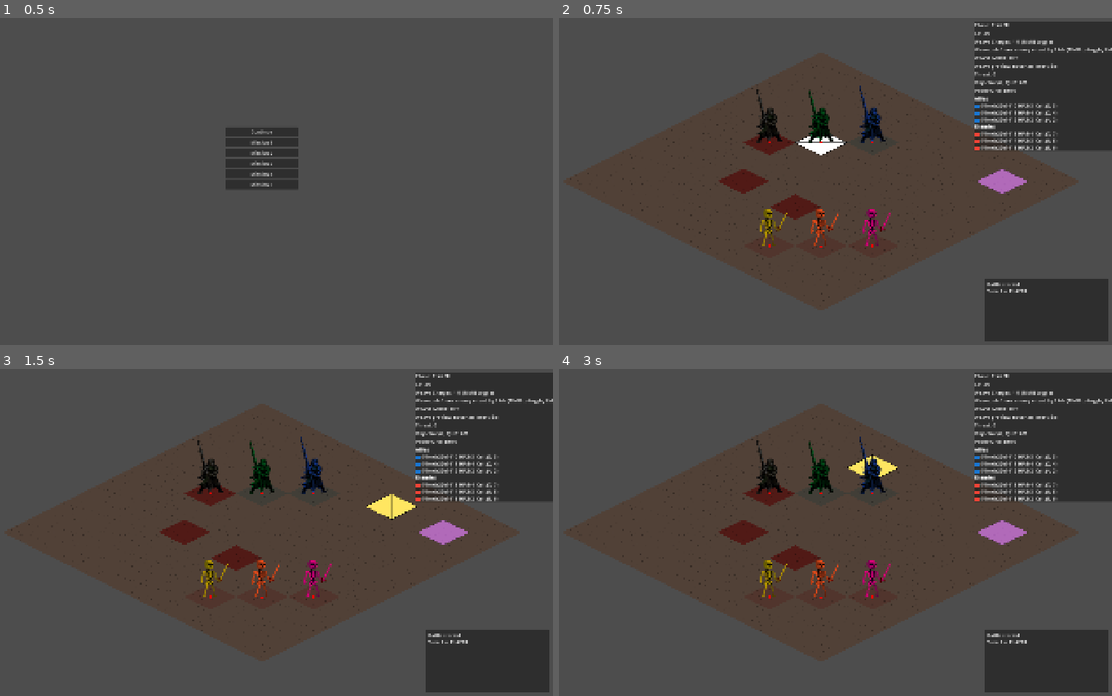
Above: before the commit, frames 1-4 (two rows, left to right).
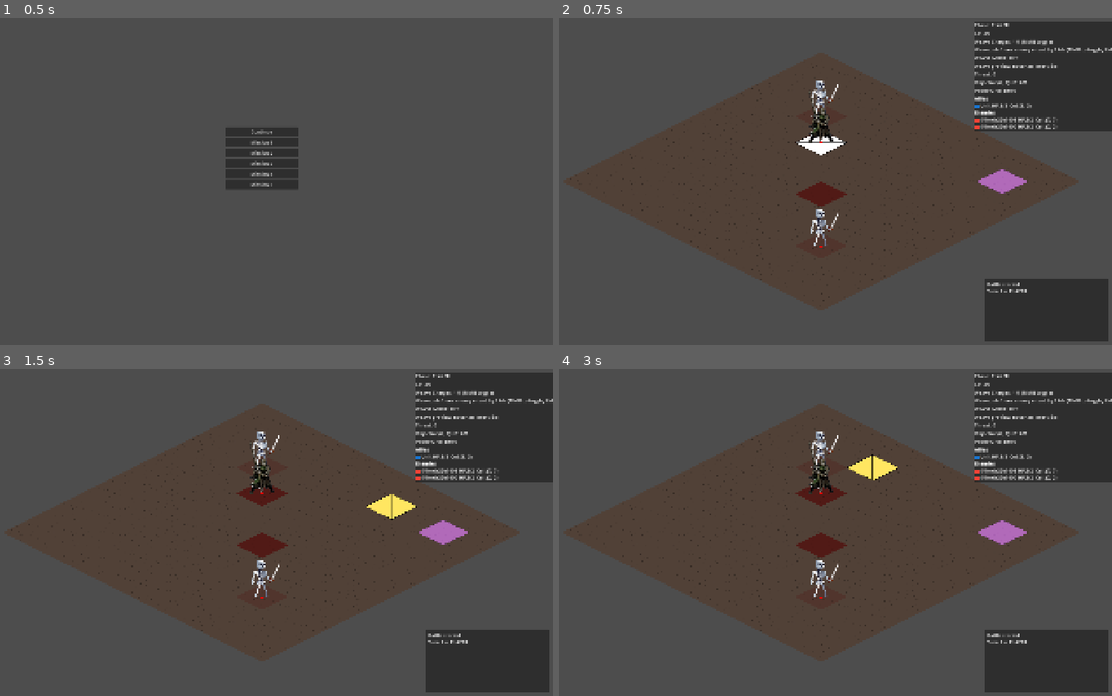
Above: after the commit, the same moments.

Repository: Nick-labs/TGS
Game: Godot game, scene res://scenes/ui/MainMenu.tscn
The game is run twice, just before and just after one commit, with the same random seed, the same clock (stepped at 60 frames per second) and the same inputs.
Inputs (mouse positions are in pixels of both pictures, inside the frame that each line leads up to):
- Up to frame 1 (0.5 s): no input
- Up to frame 2 (0.75 s): click "Continue" at 0.5 s
- Up to frame 3 (1.5 s): tap Enter at 1.25 s; move the mouse to (392, 516) at 1.27 s; click (392, 516) at 1.42 s
- Up to frame 4 (3 s): tap Space at 2 s; move the mouse to (702, 548) at 2.02 s; click (702, 548) at 2.17 s; tap Enter at 2.75 s; move the mouse to (879, 460) at 2.77 s; click (879, 460) at 2.92 s

Frame 1 is identical in both runs. In frame 2, 4.6% of the frame differs, in the area x 29-100%, y 19-71%; in frame 3, 4.8%; in frame 4, 4.9%.

Commit message:
add UnitData

Diff:
--- /dev/null
+++ b/data/units/skeleton.tres
@@ -0,0 +1,13 @@
+[gd_resource type="Resource" script_class="UnitData" format=3 uid="uid://cfvugeiywarqv"]
+
+[ext_resource type="Script" uid="uid://ctnia1aps2tlj" path="res://scripts/units/UnitData.gd" id="1_0bo4j"]
+[ext_resource type="Texture2D" uid="uid://bxq00ef2qu1s4" path="res://assets/sprites/units/EnemyUnit.png" id="2_0bo4j"]
+
+[resource]
+script = ExtResource("1_0bo4j")
+display_name = "Skeleton"
+max_hp = 2
+texture = ExtResource("2_0bo4j")
+visual_offset = Vector2(10, 0)
+visual_scale = Vector2(2, 2)
+metadata/_custom_type_script = "uid://ctnia1aps2tlj"
--- /dev/null
+++ b/data/units/striker.tres
@@ -0,0 +1,10 @@
+[gd_resource type="Resource" script_class="UnitData" format=3 uid="uid://dspqjoru7mlhj"]
+
+[ext_resource type="Script" uid="uid://ctnia1aps2tlj" path="res://scripts/units/UnitData.gd" id="1_0p7ov"]
+[ext_resource type="Texture2D" uid="uid://qk2jan01ound" path="res://assets/sprites/units/TestUnit.png" id="2_etyyb"]
+
+[resource]
+script = ExtResource("1_0p7ov")
+display_name = "Striker"
+texture = ExtResource("2_etyyb")
+metadata/_custom_type_script = "uid://ctnia1aps2tlj"
--- a/scenes/units/Unit.tscn
+++ b/scenes/units/Unit.tscn
@@ -1,11 +1,17 @@
 [gd_scene format=3 uid="uid://bjjdl7mbr7hbx"]
 
-[ext_resource type="Script" uid="uid://bvr76gmiq4643" path="res://scripts/units/Unit.gd" id="1_e3b5r"]
+[ext_resource type="Script" uid="uid://be4j5ufpusgsw" path="res://scripts/units/Unit.gd" id="1_e3b5r"]
 [ext_resource type="Texture2D" uid="uid://qk2jan01ound" path="res://assets/sprites/units/TestUnit.png" id="2_gocqw"]
+[ext_resource type="Script" uid="uid://camfew5bskqqn" path="res://scripts/actions/PushAttackAction.gd" id="2_nlg77"]
+
+[sub_resource type="Resource" id="Resource_ty2l4"]
+script = ExtResource("2_nlg77")
+metadata/_custom_type_script = "uid://camfew5bskqqn"
 
 [node name="Unit" type="Node2D" unique_id=2057550720]
 z_index = 1000
 script = ExtResource("1_e3b5r")
+action = SubResource("Resource_ty2l4")
 
 [node name="Visual" type="Node2D" parent="." unique_id=1910740710]
 
--- a/scripts/map/GridRoot.gd
+++ b/scripts/map/GridRoot.gd
@@ -45,57 +45,58 @@
 			environment_manager.objective_max_hp = 6
 			turn_manager.cp_max = 3
 			turn_manager.threat_growth_per_turn = 1
-			unit_manager.spawn_unit(Vector2i(3, 3), Unit.Team.PLAYER, Unit.Archetype.STRIKER)
-			unit_manager.spawn_unit(Vector2i(2, 4), Unit.Team.PLAYER, Unit.Archetype.GUARDIAN)
-			unit_manager.spawn_unit(Vector2i(4, 2), Unit.Team.PLAYER, Unit.Archetype.ARTILLERY)
-			unit_manager.spawn_unit(Vector2i(7, 7), Unit.Team.ENEMY, Unit.Archetype.BRUTE)
-			unit_manager.spawn_unit(Vector2i(6, 8), Unit.Team.ENEMY, Unit.Archetype.RAIDER)
-			unit_manager.spawn_unit(Vector2i(8, 6), Unit.Team.ENEMY, Unit.Archetype.SNIPER)
+			unit_manager.spawn_unit(preload("res://data/units/striker.tres"), Unit.Team.PLAYER, Vector2i(3, 3))
+			#unit_manager.spawn_unit(, Unit.Team.PLAYER, Vector2i(2, 4))
+			#unit_manager.spawn_unit(, Unit.Team.PLAYER, Vector2i(4, 2))
+			unit_manager.spawn_unit(preload("res://data/units/skeleton.tres"), Unit.Team.ENEMY, Vector2i(7, 7))
+			unit_manager.spawn_unit(preload("res://data/units/skeleton.tres"), Unit.Team.ENEMY, Vector2i(2, 2))
+			#unit_manager.spawn_unit(, Unit.Team.ENEMY, Vector2i(6, 8))
+			#unit_manager.spawn_unit(, Unit.Team.ENEMY, Vector2i(8, 6))
 		2:
 			environment_manager.objective_cell = Vector2i(1, 8)
 			environment_manager.objective_max_hp = 8
 			turn_manager.cp_max = 2
 			turn_manager.threat_growth_per_turn = 2
-			unit_manager.spawn_unit(Vector2i(1, 3), Unit.Team.PLAYER, Unit.Archetype.GUARDIAN)
-			unit_manager.spawn_unit(Vector2i(2, 2), Unit.Team.PLAYER, Unit.Archetype.STRIKER)
-			unit_manager.spawn_unit(Vector2i(3, 4), Unit.Team.PLAYER, Unit.Archetype.ARTILLERY)
-			unit_manager.spawn_unit(Vector2i(7, 3), Unit.Team.ENEMY, Unit.Archetype.SNIPER)
-			unit_manager.spawn_unit(Vector2i(7, 4), Unit.Team.ENEMY, Unit.Archetype.SNIPER)
-			unit_manager.spawn_unit(Vector2i(8, 5), Unit.Team.ENEMY, Unit.Archetype.BRUTE)
+			#unit_manager.spawn_unit(Vector2i(1, 3), Unit.Team.PLAYER, Unit.Archetype.GUARDIAN)
+			#unit_manager.spawn_unit(Vector2i(2, 2), Unit.Team.PLAYER, Unit.Archetype.STRIKER)
+			#unit_manager.spawn_unit(Vector2i(3, 4), Unit.Team.PLAYER, Unit.Archetype.ARTILLERY)
+			#unit_manager.spawn_unit(Vector2i(7, 3), Unit.Team.ENEMY, Unit.Archetype.SNIPER)
+			#unit_manager.spawn_unit(Vector2i(7, 4), Unit.Team.ENEMY, Unit.Archetype.SNIPER)
+			#unit_manager.spawn_unit(Vector2i(8, 5), Unit.Team.ENEMY, Unit.Archetype.BRUTE)
 		3:
 			environment_manager.objective_cell = Vector2i(5, 5)
 			environment_manager.objective_max_hp = 10
 			turn_manager.cp_max = 4
 			turn_manager.weave_uses_per_turn = 2
-			unit_manager.spawn_unit(Vector2i(1, 1), Unit.Team.PLAYER, Unit.Archetype.STRIKER)
-			unit_manager.spawn_unit(Vector2i(1, 2), Unit.Team.PLAYER, Unit.Archetype.GUARDIAN)
-			unit_manager.spawn_unit(Vector2i(2, 1), Unit.Team.PLAYER, Unit.Archetype.ARTILLERY)
-			unit_manager.spawn_unit(Vector2i(8, 8), Unit.Team.ENEMY, Unit.Archetype.BRUTE)
-			unit_manager.spawn_unit(Vector2i(8, 7), Unit.Team.ENEMY, Unit.Archetype.RAIDER)
-			unit_manager.spawn_unit(Vector2i(7, 8), Unit.Team.ENEMY, Unit.Archetype.RAIDER)
+			#unit_manager.spawn_unit(Vector2i(1, 1), Unit.Team.PLAYER, Unit.Archetype.STRIKER)
+			#unit_manager.spawn_unit(Vector2i(1, 2), Unit.Team.PLAYER, Unit.Archetype.GUARDIAN)
+			#unit_manager.spawn_unit(Vector2i(2, 1), Unit.Team.PLAYER, Unit.Archetype.ARTILLERY)
+			#unit_manager.spawn_unit(Vector2i(8, 8), Unit.Team.ENEMY, Unit.Archetype.BRUTE)
+			#unit_manager.spawn_unit(Vector2i(8, 7), Unit.Team.ENEMY, Unit.Archetype.RAIDER)
+			#unit_manager.spawn_unit(Vector2i(7, 8), Unit.Team.ENEMY, Unit.Archetype.RAIDER)
 		4:
 			environment_manager.objective_cell = Vector2i(9, 0)
 			environment_manager.objective_max_hp = 4
 			turn_manager.cp_max = 3
 			turn_manager.threat_objective_focus_start = 1
-			unit_manager.spawn_unit(Vector2i(0, 8), Unit.Team.PLAYER, Unit.Archetype.STRIKER)
-			unit_manager.spawn_unit(Vector2i(0, 7), Unit.Team.PLAYER, Unit.Archetype.ARTILLERY)
-			unit_manager.spawn_unit(Vector2i(1, 8), Unit.Team.PLAYER, Unit.Archetype.GUARDIAN)
-			unit_manager.spawn_unit(Vector2i(6, 1), Unit.Team.ENEMY, Unit.Archetype.RAIDER)
-			unit_manager.spawn_unit(Vector2i(7, 1), Unit.Team.ENEMY, Unit.Archetype.RAIDER)
-			unit_manager.spawn_unit(Vector2i(8, 1), Unit.Team.ENEMY, Unit.Archetype.BRUTE)
+			#unit_manager.spawn_unit(Vector2i(0, 8), Unit.Team.PLAYER, Unit.Archetype.STRIKER)
+			#unit_manager.spawn_unit(Vector2i(0, 7), Unit.Team.PLAYER, Unit.Archetype.ARTILLERY)
+			#unit_manager.spawn_unit(Vector2i(1, 8), Unit.Team.PLAYER, Unit.Archetype.GUARDIAN)
+			#unit_manager.spawn_unit(Vector2i(6, 1), Unit.Team.ENEMY, Unit.Archetype.RAIDER)
+			#unit_manager.spawn_unit(Vector2i(7, 1), Unit.Team.ENEMY, Unit.Archetype.RAIDER)
+			#unit_manager.spawn_unit(Vector2i(8, 1), Unit.Team.ENEMY, Unit.Archetype.BRUTE)
 		5:
 			environment_manager.objective_cell = Vector2i(5, 0)
 			environment_manager.objective_max_hp = 7
 			turn_manager.cp_max = 2
 			turn_manager.threat_growth_per_turn = 1
 			turn_manager.weave_uses_per_turn = 1
-			unit_manager.spawn_unit(Vector2i(4, 8), Unit.Team.PLAYER, Unit.Archetype.STRIKER)
-			unit_manager.spawn_unit(Vector2i(5, 8), Unit.Team.PLAYER, Unit.Archetype.GUARDIAN)
-			unit_manager.spawn_unit(Vector2i(6, 8), Unit.Team.PLAYER, Unit.Archetype.ARTILLERY)
-			unit_manager.spawn_unit(Vector2i(3, 3), Unit.Team.ENEMY, Unit.Archetype.SNIPER)
-			unit_manager.spawn_unit(Vector2i(5, 3), Unit.Team.ENEMY, Unit.Archetype.BRUTE)
-			unit_manager.spawn_unit(Vector2i(7, 3), Unit.Team.ENEMY, Unit.Archetype.SNIPER)
+			#unit_manager.spawn_unit(Vector2i(4, 8), Unit.Team.PLAYER, Unit.Archetype.STRIKER)
+			#unit_manager.spawn_unit(Vector2i(5, 8), Unit.Team.PLAYER, Unit.Archetype.GUARDIAN)
+			#unit_manager.spawn_unit(Vector2i(6, 8), Unit.Team.PLAYER, Unit.Archetype.ARTILLERY)
+			#unit_manager.spawn_unit(Vector2i(3, 3), Unit.Team.ENEMY, Unit.Archetype.SNIPER)
+			#unit_manager.spawn_unit(Vector2i(5, 3), Unit.Team.ENEMY, Unit.Archetype.BRUTE)
+			#unit_manager.spawn_unit(Vector2i(7, 3), Unit.Team.ENEMY, Unit.Archetype.SNIPER)
 
 	environment_manager.reset_state()
 	turn_manager.turn_index = 1
--- a/scripts/systems/EnemyAI.gd
+++ b/scripts/systems/EnemyAI.gd
@@ -30,7 +30,7 @@
 	var target_cell := enemy.cell
 	var target_mode := "idle"
 
-	if enemy.archetype == Unit.Archetype.GUARDIAN or _should_focus_objective(enemy, objective_state, player_units, threat_level, focus_threshold):
+	if _should_focus_objective(enemy, objective_state, player_units, threat_level, focus_threshold):
 		target_cell = objective_state.get("cell", enemy.cell)
 		target_mode = "objective"
 	elif not player_units.is_empty():
@@ -54,8 +54,8 @@
 	}
 
 func _pick_target_player(enemy: Unit, player_units: Array[Unit]) -> Unit:
-	if enemy.archetype == Unit.Archetype.SNIPER:
-		return _find_farthest(enemy, player_units)
+	#if enemy.archetype == Unit.Archetype.SNIPER:
+		#return _find_farthest(enemy, player_units)
 	return _find_closest(enemy, player_units)
 
 func _pick_action_target(enemy: Unit, move_to: Vector2i, preferred_target: Vector2i, target_mode: String) -> Vector2i:
--- a/scripts/systems/UnitManager.gd
+++ b/scripts/systems/UnitManager.gd
@@ -16,12 +16,12 @@
 
 func setup_default_battlefield():
 	clear_all_units()
-	spawn_unit(Vector2i(3, 3), Unit.Team.PLAYER, Unit.Archetype.STRIKER)
-	spawn_unit(Vector2i(2, 4), Unit.Team.PLAYER, Unit.Archetype.GUARDIAN)
-	spawn_unit(Vector2i(4, 2), Unit.Team.PLAYER, Unit.Archetype.ARTILLERY)
-	spawn_unit(Vector2i(7, 7), Unit.Team.ENEMY, Unit.Archetype.BRUTE)
-	spawn_unit(Vector2i(6, 8), Unit.Team.ENEMY, Unit.Archetype.RAIDER)
-	spawn_unit(Vector2i(8, 6), Unit.Team.ENEMY, Unit.Archetype.SNIPER)
+	#spawn_unit(Vector2i(3, 3), Unit.Team.PLAYER, Unit.Archetype.STRIKER)
+	#spawn_unit(Vector2i(2, 4), Unit.Team.PLAYER, Unit.Archetype.GUARDIAN)
+	#spawn_unit(Vector2i(4, 2), Unit.Team.PLAYER, Unit.Archetype.ARTILLERY)
+	#spawn_unit(Vector2i(7, 7), Unit.Team.ENEMY, Unit.Archetype.BRUTE)
+	#spawn_unit(Vector2i(6, 8), Unit.Team.ENEMY, Unit.Archetype.RAIDER)
+	#spawn_unit(Vector2i(8, 6), Unit.Team.ENEMY, Unit.Archetype.SNIPER)
 	grid.refresh_ownership_visuals()
 
 func clear_all_units():
@@ -47,53 +47,29 @@
 			result.append(unit)
 	return result
 
-func spawn_unit(cell: Vector2i, team: Unit.Team = Unit.Team.PLAYER, archetype: Unit.Archetype = Unit.Archetype.STRIKER) -> void:
+func spawn_unit(
+	 unit_data: UnitData,
+	 team: Unit.Team,
+	 cell: Vector2i
+	) -> void:
+
 	if not grid.is_in_bounds(cell):
 		return
 	if occupied.has(cell):
 		return
 
 	var unit := unit_scene.instantiate() as Unit
+	unit.data = unit_data
+
 	unit.grid = grid
 	unit.team = team
-	unit.archetype = archetype
-	if unit.action == null:
-		unit.action = _default_action_for(team, archetype)
-	_apply_archetype_stats(unit)
-	unit.hp = unit.max_hp
+
 	unit.set_cell(cell)
 
 	units_parent.add_child(unit)
 	units.append(unit)
 	occupied[cell] = unit
 	units_changed.emit()
-
-func _default_action_for(team: Unit.Team, archetype: Unit.Archetype) -> BaseAction:
-	match archetype:
-		Unit.Archetype.ARTILLERY, Unit.Archetype.SNIPER:
-			return ArtilleryAttackAction.new()
-		_:
-			if team == Unit.Team.PLAYER:
-				return PushAttackAction.new()
-			return MeleeAttackAction.new()
-
-func _apply_archetype_stats(unit: Unit):
-	match unit.archetype:
-		Unit.Archetype.GUARDIAN:
-			unit.max_hp = 4
-			unit.move_range = 2
-		Unit.Archetype.ARTILLERY:
-			unit.max_hp = 2
-			unit.move_range = 2
-		Unit.Archetype.BRUTE:
-			unit.max_hp = 4
-			unit.move_range = 2
-		Unit.Archetype.RAIDER:
-			unit.max_hp = 3
-			unit.move_range = 4
-		Unit.Archetype.SNIPER:
-			unit.max_hp = 2
-			unit.move_range = 2
 
 func on_unit_moved(unit: Unit, old_cell: Vector2i, new_cell: Vector2i):
 	occupied.erase(old_cell)
--- a/scripts/ui/BattleHUD.gd
+++ b/scripts/ui/BattleHUD.gd
@@ -102,7 +102,7 @@
 		_team_icon(unit.team),
 		unit.name,
 		unit.hp,
-		unit.max_hp,
+		unit.data.max_hp,
 		str(unit.cell)
 	]
 
--- a/scripts/units/Unit.gd
+++ b/scripts/units/Unit.gd
@@ -11,27 +11,27 @@
 	ENEMY
 }
 
-enum Archetype {
-	STRIKER,
-	GUARDIAN,
-	ARTILLERY,
-	BRUTE,
-	RAIDER,
-	SNIPER
-}
-
-var unit_data = {
-	Team.PLAYER: {
-		"texture": preload("res://assets/sprites/units/TestUnit.png"),
-		"offset": Vector2(0, 0),
-		"scale": Vector2(1, 1)
-	},
-	Team.ENEMY: {
-		"texture": preload("res://assets/sprites/units/EnemyUnit.png"),
-		"offset": Vector2(10, 0),
-		"scale": Vector2(2, 2)
-	}
-}
+#enum Archetype {
+	#STRIKER,
+	#GUARDIAN,
+	#ARTILLERY,
+	#BRUTE,
+	#RAIDER,
+	#SNIPER
+#}
+
+#var unit_data = {
+	#Team.PLAYER: {
+		#"texture": preload("res://assets/sprites/units/TestUnit.png"),
+		#"offset": Vector2(0, 0),
+		#"scale": Vector2(1, 1)
+	#},
+	#Team.ENEMY: {
+		#"texture": preload("res://assets/sprites/units/EnemyUnit.png"),
+		#"offset": Vector2(10, 0),
+		#"scale": Vector2(2, 2)
+	#}
+#}
 
 @onready var sprite: Sprite2D = $Visual/Sprite2D
 @export var visual_offset: Vector2 = Vector2.ZERO
@@ -42,19 +42,26 @@
 			return
 		team = value
 
-		if is_inside_tree():
-			update_sprite()
-
-@export var move_range: int = 3
-@export var max_hp: int = 3
-@export var action: BaseAction
-@export var action_cost: int = 1
-@export var archetype: Archetype = Archetype.STRIKER
+		#if is_inside_tree():
+			#update_sprite()
+
+#@export var move_range: int = 3
+#@export var max_hp: int = 3
+#@export var action_cost: int = 1
+#@export var archetype: Archetype = Archetype.STRIKER
+
+@export var data: UnitData
+
+var max_hp: int
+var move_range: int
+var action_cost: int
+
+@export var action: PushAttackAction
 
 var grid: Grid
 var cell: Vector2i
 var is_moving := false
-var hp: int = max_hp
+var hp: int
 var has_moved_this_turn := false
 var has_acted_this_turn := false
 var _hit_flash_tween: Tween
@@ -62,9 +69,19 @@
 var _death_tween: Tween
 
 func _ready():
-	hp = max_hp
+	if data == null:
+		push_error("UnitData is missing on %s" % name)
+		return
+
+	hp = data.max_hp
+	move_range = data.move_range
+	action_cost = data.action_cost
+
 	sprite.centered = false
-	update_sprite()
+
+	apply_data()
+
+	#update_sprite()
 
 func _draw():
 	draw_circle(Vector2.ZERO, 3, Color.RED)
@@ -83,34 +100,44 @@
 
 	position = tile.position
 
-func update_sprite():
-	var data = unit_data.get(team)
-	if data == null:
-		return
-
+func apply_data():
 	sprite.texture = data.texture
-	visual_offset = data.offset
-	$Visual.scale = data.scale
-
-	var color = Color(0.0, 0.0, 0.0, 0.0)
-	match archetype:
-		Archetype.STRIKER:
-			color = Color(0.0, 0.533, 0.184, 1.0)
-		Archetype.GUARDIAN:
-			color = Color(0.373, 0.373, 0.373, 1.0)
-		Archetype.ARTILLERY:
-			color = Color(0.122, 0.358, 1.0, 1.0)
-		Archetype.BRUTE:
-			color = Color(0.917, 0.295, 0.099, 1.0)
-		Archetype.RAIDER:
-			color = Color(0.73, 0.595, 0.0, 1.0)
-		Archetype.SNIPER:
-			color = Color(0.888, 0.0, 0.478, 1.0)
-
-
-	sprite.modulate = color
+	sprite.modulate = data.modulate
+
+	visual_offset = data.visual_offset
+
+	$Visual.scale = data.visual_scale
 
 	auto_adjust_visual()
+
+#func update_sprite():
+	#var data = unit_data.get(team)
+	#if data == null:
+		#return
+#
+	#sprite.texture = data.texture
+	#visual_offset = data.offset
+	#$Visual.scale = data.scale
+	#
+	#var color = Color(0.0, 0.0, 0.0, 0.0)
+	#match archetype:
+		#Archetype.STRIKER:
+			#color = Color(0.0, 0.533, 0.184, 1.0)
+		#Archetype.GUARDIAN:
+			#color = Color(0.373, 0.373, 0.373, 1.0)
+		#Archetype.ARTILLERY:
+			#color = Color(0.122, 0.358, 1.0, 1.0)
+		#Archetype.BRUTE:
+			#color = Color(0.917, 0.295, 0.099, 1.0)
+		#Archetype.RAIDER:
+			#color = Color(0.73, 0.595, 0.0, 1.0)
+		#Archetype.SNIPER:
+			#color = Color(0.888, 0.0, 0.478, 1.0)
+		#
+		#
+	#sprite.modulate = color
+	#
+	#auto_adjust_visual()
 
 func auto_adjust_visual():
 	if sprite.texture == null:
--- /dev/null
+++ b/scripts/units/UnitData.gd
@@ -0,0 +1,13 @@
+extends Resource
+class_name UnitData
+
+@export var display_name: String = "Unit"
+
+@export var max_hp: int = 3
+@export var move_range: int = 3
+@export var action_cost: int = 1
+
+@export var texture: Texture2D
+@export var visual_offset: Vector2 = Vector2.ZERO
+@export var visual_scale: Vector2 = Vector2.ONE
+@export var modulate: Color = Color.WHITE
